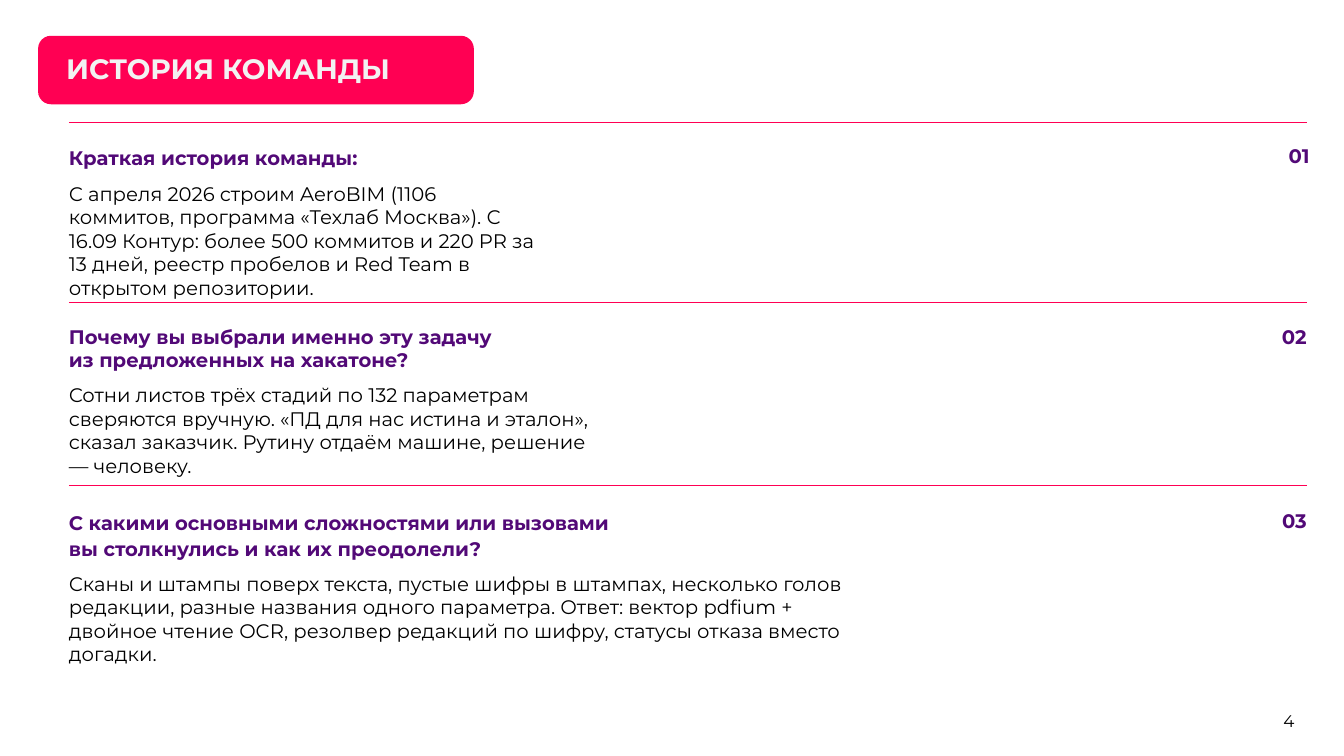
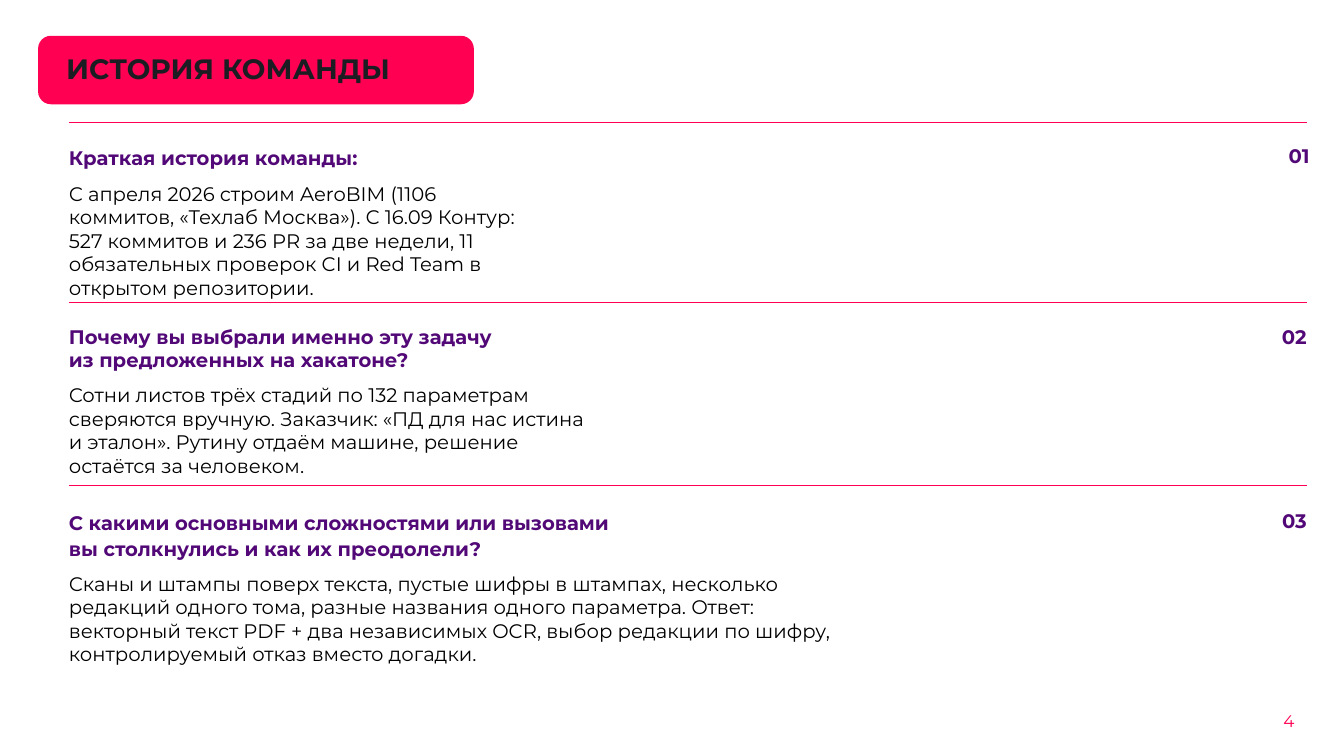
Before and after one commit to KonkovDV/Kontur, a slide deck: slide 4 of submission/03-presentation/Kontur.pptx. Drawn at 1344x756 pixels with LibreOffice and Linux fonts; fonts in the diff are those of the drawing; background and template pictures are left out. Boxes give left, top, right and bottom in pixels: in the first picture for what was removed or moved away, otherwise in the second. Text is boxed around its words. In the diff, an @@ line names an element or a change of style, - is before the commit and + after.

Commit message:
Колода на GitHub совпадает с локальными PPTX и PDF от 29.09.
В файлах 30 слайдов. Текстовая копия помечена как прежние 24 и не выдаётся за полный текст новой колоды.

```diff
--- a/submission/03-presentation/Kontur.pptx
+++ b/submission/03-presentation/Kontur.pptx
@@ title "ИСТОРИЯ КОМАНДЫ" at bbox=[66, 59, 390, 83]: text colour none to #1C1D22 @@
@@ text at bbox=[69, 186, 515, 275]: text changed @@
-С апреля 2026 строим AeroBIM (1106 коммитов, программа «Техлаб Москва»). С 16.09 Контур: более 500 коммитов и 220 PR за 13 дней, реестр пробелов и Red Team в открытом репозитории.
+С апреля 2026 строим AeroBIM (1106 коммитов, «Техлаб Москва»). С 16.09 Контур: 527 коммитов и 236 PR за две недели, 11 обязательных проверок CI и Red Team в открытом репозитории.
@@ text at bbox=[69, 387, 584, 473]: text changed @@
-Сотни листов трёх стадий по 132 параметрам сверяются вручную. «ПД для нас истина и эталон», сказал заказчик. Рутину отдаём машине, решение — человеку.
+Сотни листов трёх стадий по 132 параметрам сверяются вручную. Заказчик: «ПД для нас истина и эталон». Рутину отдаём машине, решение остаётся за человеком.
@@ text at bbox=[69, 576, 830, 665]: text changed @@
-Сканы и штампы поверх текста, пустые шифры в штампах, несколько голов редакции, разные названия одного параметра. Ответ: вектор pdfium + двойное чтение OCR, резолвер редакций по шифру, статусы отказа вместо догадки.
+Сканы и штампы поверх текста, пустые шифры в штампах, несколько редакций одного тома, разные названия одного параметра. Ответ: векторный текст PDF + два независимых OCR, выбор редакции по шифру, контролируемый отказ вместо догадки.
@@ text "4" at bbox=[1283, 715, 1294, 727]: text colour none to #FF0053 @@
```
Also in this commit, not shown: 23 other slides changed, 6 slides added, 5 other files.
